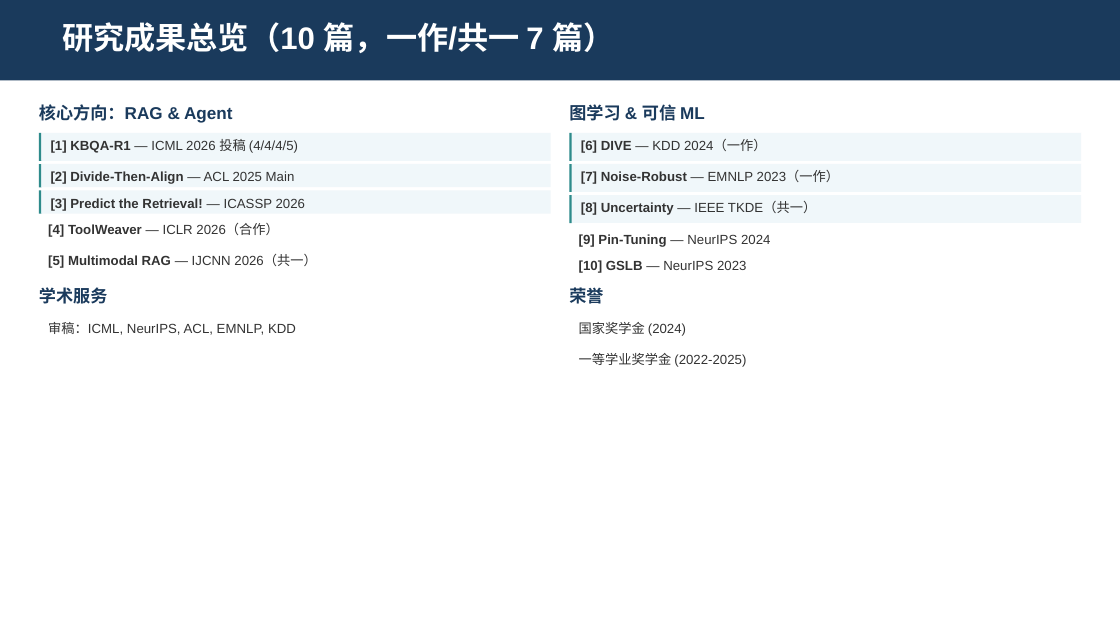
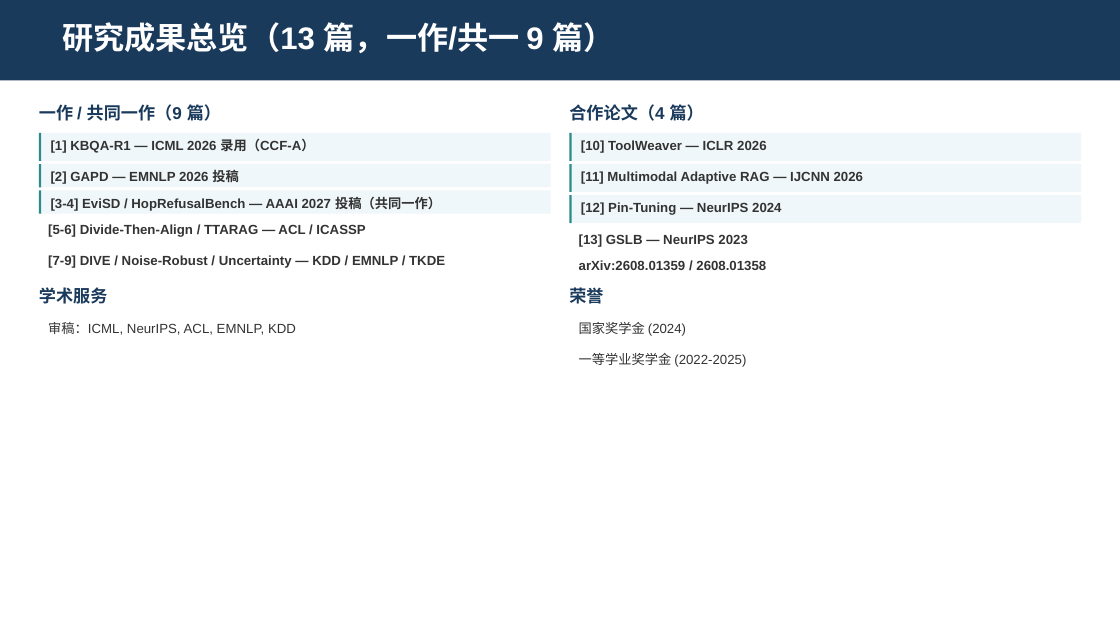
Before and after one commit to sunxin000/resume, a slide deck: slide 3 of interview-presentation.pptx. Drawn at 1120x630 pixels with LibreOffice and Linux fonts; fonts in the diff are those of the drawing. Boxes give left, top, right and bottom in pixels: in the first picture for what was removed or moved away, otherwise in the second. Text is boxed around its words. In the diff, an @@ line names an element or a change of style, - is before the commit and + after.

```diff
--- a/interview-presentation.pptx
+++ b/interview-presentation.pptx
@@ text at <box>62,22,615,53</box>: text changed @@
-研究成果总览（10 篇，一作/共一 7 篇）
+研究成果总览（13 篇，一作/共一 9 篇）
@@ text at <box>39,104,221,121</box>: text changed @@
-核心方向：RAG & Agent
+一作 / 共同一作（9 篇）
@@ text at <box>569,104,704,121</box>: text changed @@
-图学习 & 可信 ML
+合作论文（4 篇）
@@ text at <box>51,138,314,153</box>: text changed; bold on @@
-[1] KBQA-R1 — ICML 2026 投稿 (4/4/4/5)
+[1] KBQA-R1 — ICML 2026 录用（CCF-A）
@@ text at <box>581,140,766,153</box>: text changed; bold on @@
-[6] DIVE — KDD 2024（一作）
+[10] ToolWeaver — ICLR 2026
@@ text at <box>51,170,238,184</box>: text changed @@
-[2] Divide-Then-Align — ACL 2025 Main
+[2] GAPD — EMNLP 2026 投稿
@@ text at <box>581,171,863,184</box>: text changed @@
-[7] Noise-Robust — EMNLP 2023（一作）
+[11] Multimodal Adaptive RAG — IJCNN 2026
@@ text at <box>51,196,441,211</box>: text changed @@
-[3] Predict the Retrieval! — ICASSP 2026
+[3-4] EviSD / HopRefusalBench — AAAI 2027 投稿（共同一作）
@@ text at <box>581,202,781,215</box>: text changed @@
-[8] Uncertainty — IEEE TKDE（共一）
+[12] Pin-Tuning — NeurIPS 2024
@@ text at <box>48,224,365,237</box>: text changed @@
-[4] ToolWeaver — ICLR 2026（合作）
+[5-6] Divide-Then-Align / TTARAG — ACL / ICASSP
@@ text at <box>579,234,747,247</box>: text changed @@
-[9] Pin-Tuning — NeurIPS 2024
+[13] GSLB — NeurIPS 2023
@@ text at <box>48,255,445,268</box>: text changed @@
-[5] Multimodal RAG — IJCNN 2026（共一）
+[7-9] DIVE / Noise-Robust / Uncertainty — KDD / EMNLP / TKDE
@@ text at <box>579,260,766,270</box>: text changed; bold on @@
-[10] GSLB — NeurIPS 2023
+arXiv:2608.01359 / 2608.01358
```
Also in this commit, not shown: 3 other slides changed, 5 other files.
